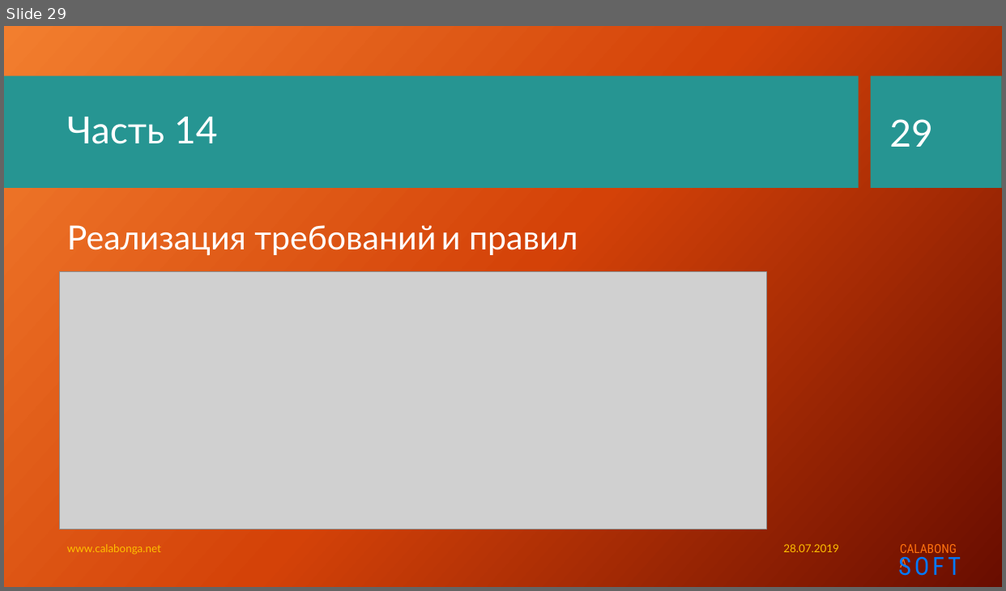
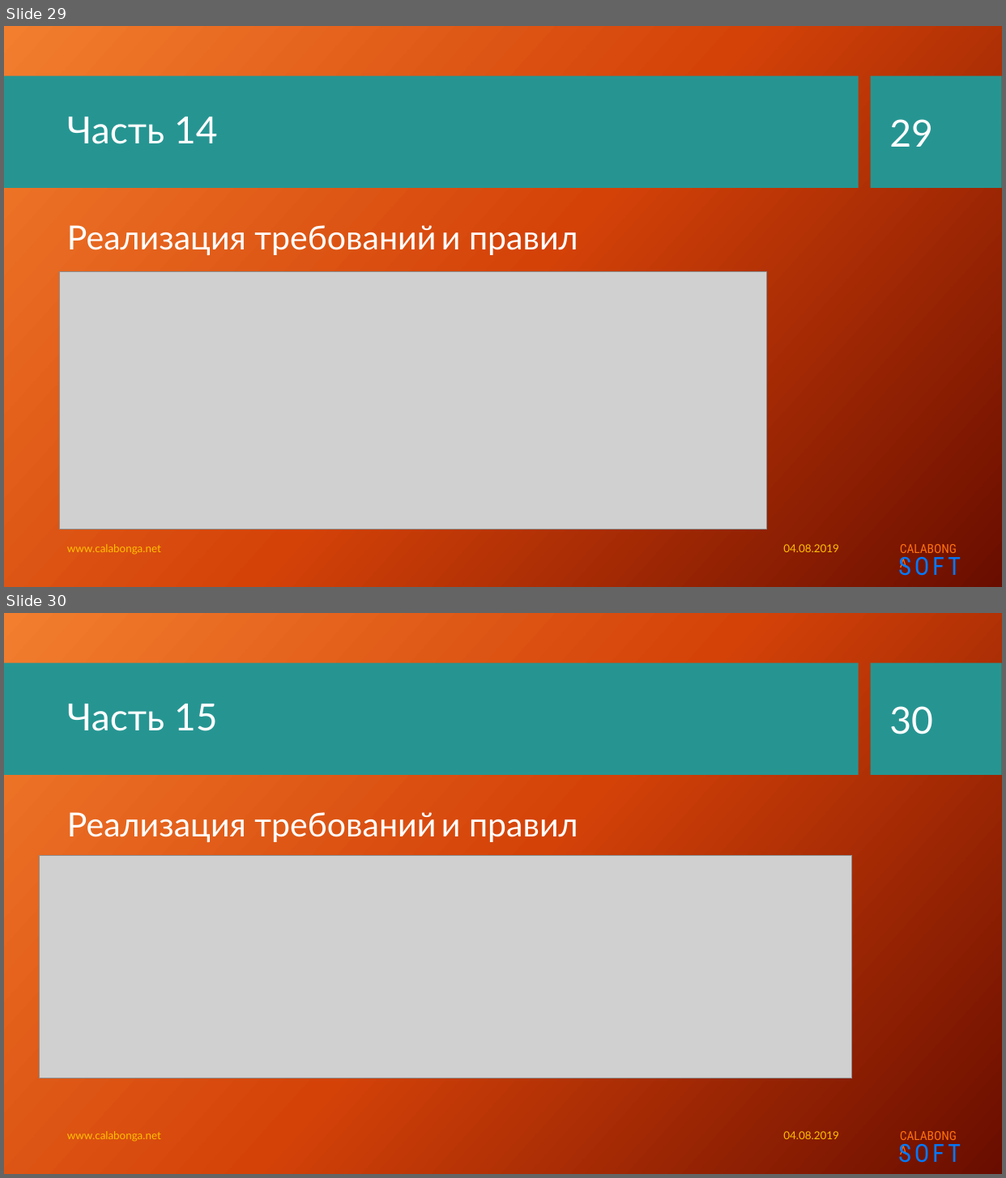
Before and after one commit to Calabonga/Calabonga.Catalog, a slide deck: Presentation/Calabonga.Catalog.pptx. Shown one above the other, each under a label of ours: slide 29 before the commit, slides 29 and 30 after it. The pictures are 1006x591 and 1006x1178 pixels, drawn with LibreOffice and Linux fonts; fonts in the diff are those of the drawing; grey boxes stand for pictures; background and template pictures are left out. Boxes give left, top, right and bottom in pixels: in the first picture for what was removed or moved away, otherwise in the second. Text is boxed around its words. In the diff, an @@ line names an element or a change of style, - is before the commit and + after.

```diff
--- a/Presentation/Calabonga.Catalog.pptx
+++ b/Presentation/Calabonga.Catalog.pptx
@@ slide 30 added at bbox=[4, 613, 1002, 1174], background picture (left out); not listed: 4 template elements that a slide beside it also shows @@
@@ title added at bbox=[67, 704, 218, 731], 36 pt, text #FFFFFF @@
+Часть 15
@@ page number added at bbox=[889, 706, 933, 735], 36 pt, text #FFFFFF @@
+30
@@ text added at bbox=[67, 812, 578, 842], 32 pt, text #FFFFFF @@
+Реализация требований и правил
@@ picture added at bbox=[39, 855, 852, 1079] @@
@@ text added at bbox=[67, 1131, 161, 1142], 10.5 pt, text #FFC000 @@
+www.calabonga.net
@@ text added at bbox=[783, 1131, 838, 1139], 10.5 pt, text #FFC000 @@
+04.08.2019
@@ slide 29 changed as well @@
@@ text at bbox=[783, 544, 838, 552]: text changed @@
-28.07.2019
+04.08.2019
```
Also in this commit, not shown: 27 other slides changed, 14 other files.
